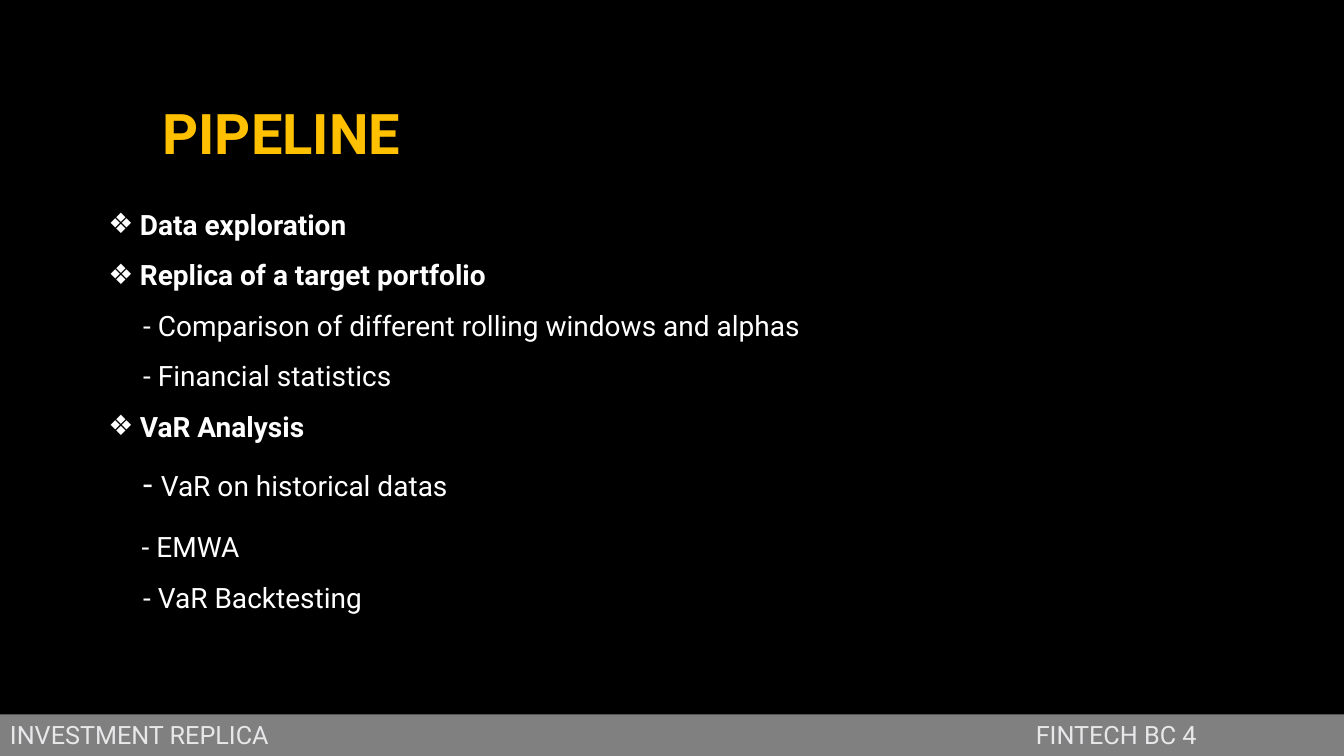
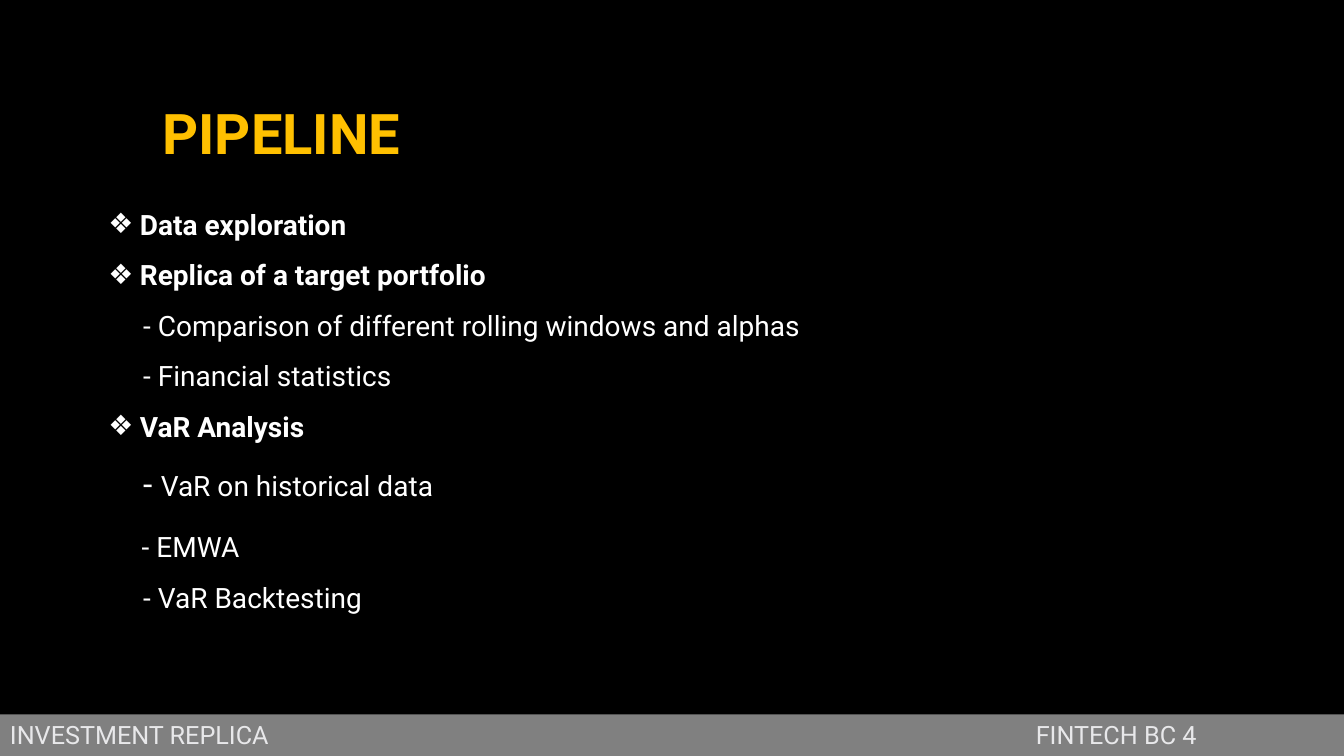
Before and after one commit to jstringara/Fintech, a slide deck: slide 3 of BC4/Bozza.pptx. Drawn at 1344x756 pixels with LibreOffice and Linux fonts; fonts in the diff are those of the drawing; background and template pictures are left out. Boxes give left, top, right and bottom in pixels: in the first picture for what was removed or moved away, otherwise in the second. Text is boxed around its words. In the diff, an @@ line names an element or a change of style, - is before the commit and + after.

```diff
--- a/BC4/Bozza.pptx
+++ b/BC4/Bozza.pptx
@@ text at box(161, 475, 432, 497): text changed @@
-- VaR on historical datas
+- VaR on historical data
```
